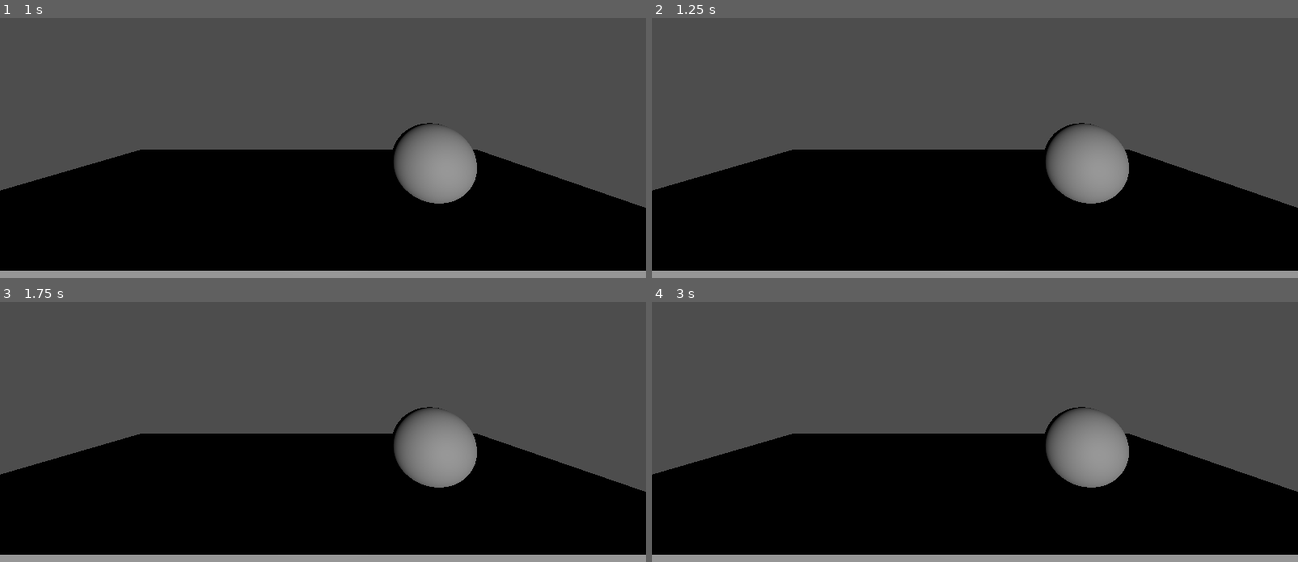
Above: before the commit, frames 1-4 (two rows, left to right).
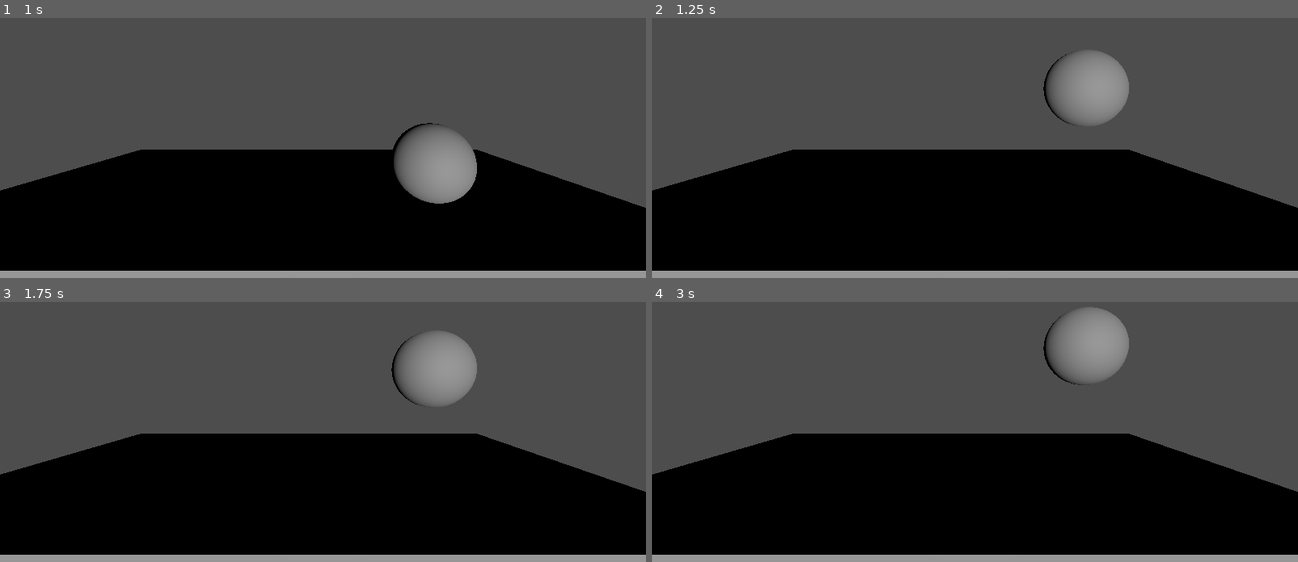
Above: after the commit, the same moments.

Repository: Clipake/hcr-supreme
Game: Godot game, scene res://temp.tscn
Two runs of this game, one before a commit and one after it. Both use one fixed random seed, a clock stepped at 60 frames per second and the inputs below.
Inputs:
- Up to frame 1 (1 s): hold Right (ui_right) from 0.53 s (still down); hold Space (jump, bound only after the commit) from 0.53 s (still down)
- Up to frame 2 (1.25 s): keep holding Right (ui_right); keep holding Space (jump, bound only after the commit)
- Up to frame 3 (1.75 s): release Right (ui_right) at 1.28 s; release Space (jump, bound only after the commit) at 1.28 s; hold Down (ui_down) from 1.28 s (still down); tap Space (jump, bound only after the commit) at 1.35, 1.52 s
- Up to frame 4 (3 s): tap Space (jump, bound only after the commit) at 1.82, 2.85 s; release Down (ui_down) at 2.03 s; hold Right (ui_right) 2.03-2.78 s; hold Space (jump, bound only after the commit) 2.03-2.78 s; hold Up (ui_up) from 2.78 s (still down)

Frame 1 is identical in both runs. In frame 2, 5.5% of the frame differs, in the area x 60-74%, y 12-72%; in frame 3, 5.5%; in frame 4, 5.5%, in the area x 60-74%, y 2-72%.

Commit message:
put player into a scene

Diff:
--- a/project.godot
+++ b/project.godot
@@ -18,3 +18,11 @@
 [autoload]
 
 Events="*res://scripts/global/Events.gd"
+
+[input]
+
+jump={
+"deadzone": 0.2,
+"events": [Object(InputEventKey,"resource_local_to_scene":false,"resource_name":"","device":-1,"window_id":0,"alt_pressed":false,"shift_pressed":false,"ctrl_pressed":false,"meta_pressed":false,"pressed":false,"keycode":0,"physical_keycode":32,"key_label":0,"unicode":32,"location":0,"echo":false,"script":null)
+]
+}
--- /dev/null
+++ b/scenes/player.tscn
@@ -0,0 +1,31 @@
+[gd_scene load_steps=5 format=3 uid="uid://qn4mowvn0vmt"]
+
+[ext_resource type="Script" uid="uid://du5p20xxyny22" path="res://player_movement.gd" id="1_q0xif"]
+
+[sub_resource type="SphereShape3D" id="SphereShape3D_pippe"]
+
+[sub_resource type="SphereMesh" id="SphereMesh_pippe"]
+
+[sub_resource type="Skin" id="Skin_pippe"]
+
+[node name="Player" type="CharacterBody3D"]
+script = ExtResource("1_q0xif")
+
+[node name="CollisionShape3D" type="CollisionShape3D" parent="."]
+shape = SubResource("SphereShape3D_pippe")
+
+[node name="MeshInstance3D" type="MeshInstance3D" parent="CollisionShape3D"]
+mesh = SubResource("SphereMesh_pippe")
+skin = SubResource("Skin_pippe")
+skeleton = NodePath("../..")
+
+[node name="PositionLeft" type="Node3D" parent="."]
+unique_name_in_owner = true
+transform = Transform3D(1, 0, 0, 0, 1, 0, 0, 0, 1, -1.7078726, 0, 0)
+
+[node name="PositionMiddle" type="Node3D" parent="."]
+unique_name_in_owner = true
+
+[node name="PositionRight" type="Node3D" parent="."]
+unique_name_in_owner = true
+transform = Transform3D(1, 0, 0, 0, 1, 0, 0, 0, 1, 1.3844118, 0, 0)
